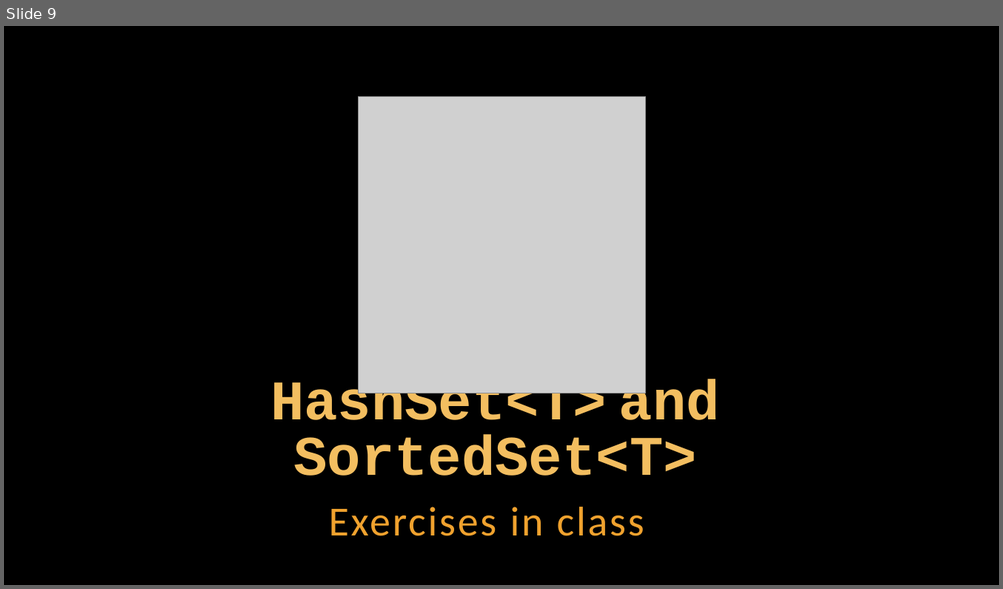
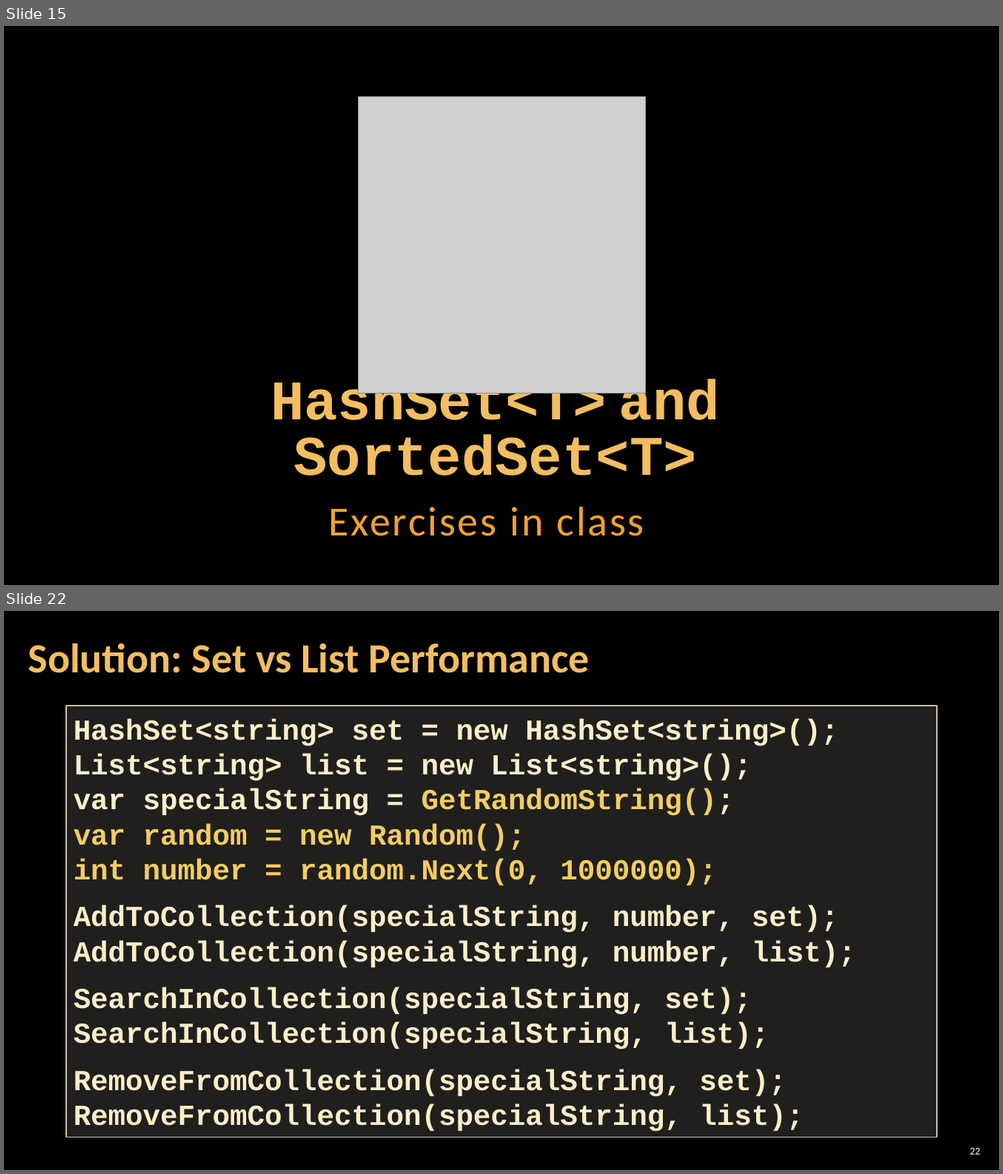
Before and after one commit to GoldenR1618/SoftUni-Exercises-and-Exams, a slide deck: 05.C#_Advanced/02.SETS_AND_DICTIONARIES/02. CSharp-Advanced-Sets-And-Dictionaries.pptx. Shown one above the other, each under a label of ours: slide 9 before the commit, slides 15 and 22 after it; the slides between them are not shown. The pictures are 1003x589 and 1003x1174 pixels, drawn with LibreOffice and Linux fonts; fonts in the diff are those of the drawing; grey boxes stand for pictures; background and template pictures are left out. Boxes give left, top, right and bottom in pixels: in the first picture for what was removed or moved away, otherwise in the second. Text is boxed around its words. In the diff, an @@ line names an element or a change of style, - is before the commit and + after.

```diff
--- a/05.C#_Advanced/02.SETS_AND_DICTIONARIES/02. CSharp-Advanced-Sets-And-Dictionaries.pptx
+++ b/05.C#_Advanced/02.SETS_AND_DICTIONARIES/02. CSharp-Advanced-Sets-And-Dictionaries.pptx
@@ slide 22 added at <box>4,611,999,1170</box>, background picture (left out) @@
@@ title added at <box>28,643,589,673</box>, 40 pt, text #F3BE60, bold @@
+Solution: Set vs List Performance
@@ rectangle added at <box>66,706,936,1138</box>, fill #D9D5C7 at 15% opacity, outline #C7BFAC 1 pt, 28 pt, text #FBEEC9, bold @@
+HashSet<string> set = new HashSet<string>();
+List<string> list = new List<string>();
+var specialString = GetRandomString();
+var random = new Random();
+int number = random.Next(0, 1000000);
+AddToCollection(specialString, number, set);
+AddToCollection(specialString, number, list);
+SearchInCollection(specialString, set);
+SearchInCollection(specialString, list);
+RemoveFromCollection(specialString, set);
+RemoveFromCollection(specialString, list);
@@ page number added at <box>970,1148,980,1155</box>, 10 pt, text #FFFFFF @@
+22
@@ what was slide 9 is now slide 15 @@
```
Also in this commit, not shown: 6 slides changed, 19 other slides added, 1 other file.
